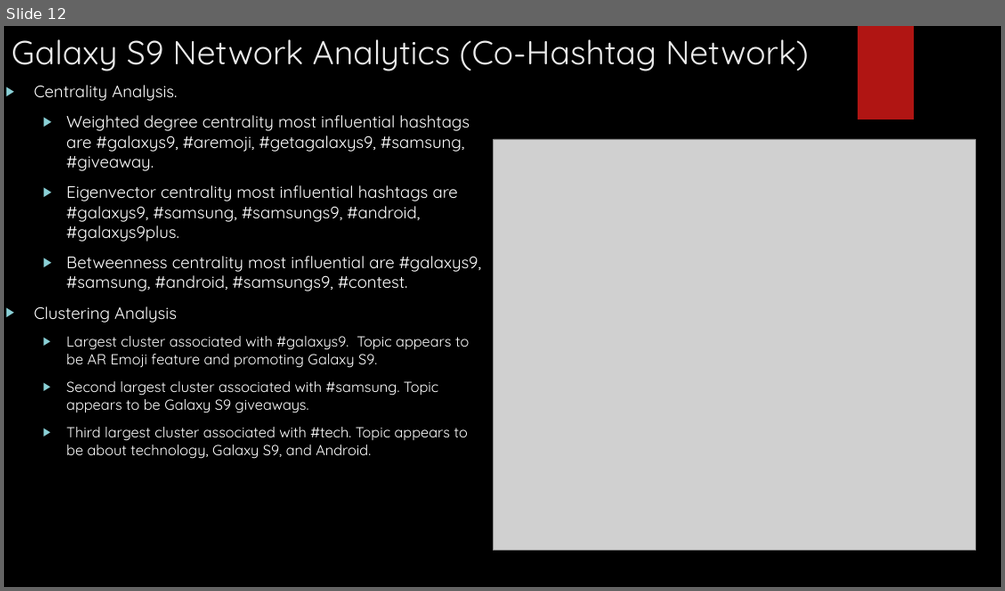
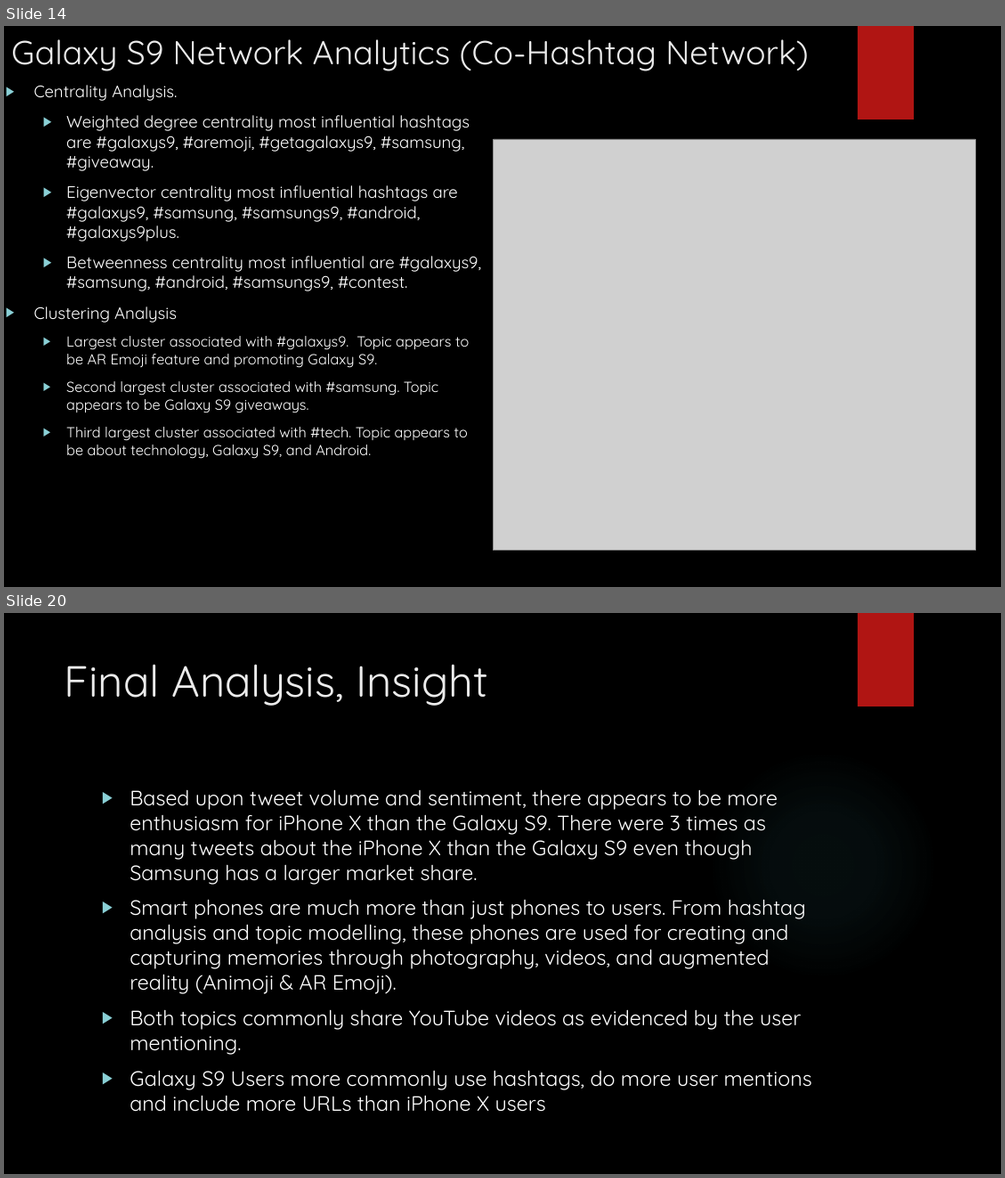
Before and after one commit to kevinbsc/FinalProject, a slide deck: FINAL_presentation_iphone_galaxy.pptx. Shown one above the other, each under a label of ours: slide 12 before the commit, slides 14 and 20 after it; the slides between them are not shown. The pictures are 1005x591 and 1005x1178 pixels, drawn with LibreOffice and Linux fonts; fonts in the diff are those of the drawing; grey boxes stand for pictures; background and template pictures are left out. Boxes give left, top, right and bottom in pixels: in the first picture for what was removed or moved away, otherwise in the second. Text is boxed around its words. In the diff, an @@ line names an element or a change of style, - is before the commit and + after.

Commit message:
PPT and video V1

```diff
--- a/FINAL_presentation_iphone_galaxy.pptx
+++ b/FINAL_presentation_iphone_galaxy.pptx
@@ slide 20 added at (x1=4, y1=613, x2=1001, y2=1174), background picture (left out); not listed: 1 template element that a slide beside it also shows @@
@@ title added at (x1=65, y1=664, x2=488, y2=706), 42 pt, text #EBEBEB @@
+Final Analysis, Insight
@@ ellipse added at (x1=708, y1=750, x2=938, y2=981), fill gradient #50B9C1 @@
@@ text added at (x1=129, y1=789, x2=812, y2=1111), 20 pt, text #FFFFFF @@
+▶ Based upon tweet volume and sentiment, there appears to be more enthusiasm for iPhone X than the Galaxy S9. There were 3 times as many tweets about the iPhone X than the Galaxy S9 even though Samsung has a larger market share.
+▶ Smart phones are much more than just phones to users. From hashtag analysis and topic modelling, these phones are used for creating and capturing memories through photography, videos, and augmented reality (Animoji & AR Emoji).
+▶ Both topics commonly share YouTube videos as evidenced by the user mentioning.
+▶ Galaxy S9 Users more commonly use hashtags, do more user mentions and include more URLs than iPhone X users
@@ what was slide 12 is now slide 14 @@
```
Also in this commit, not shown: 2 slides changed, 7 other slides added, 1 other file.
